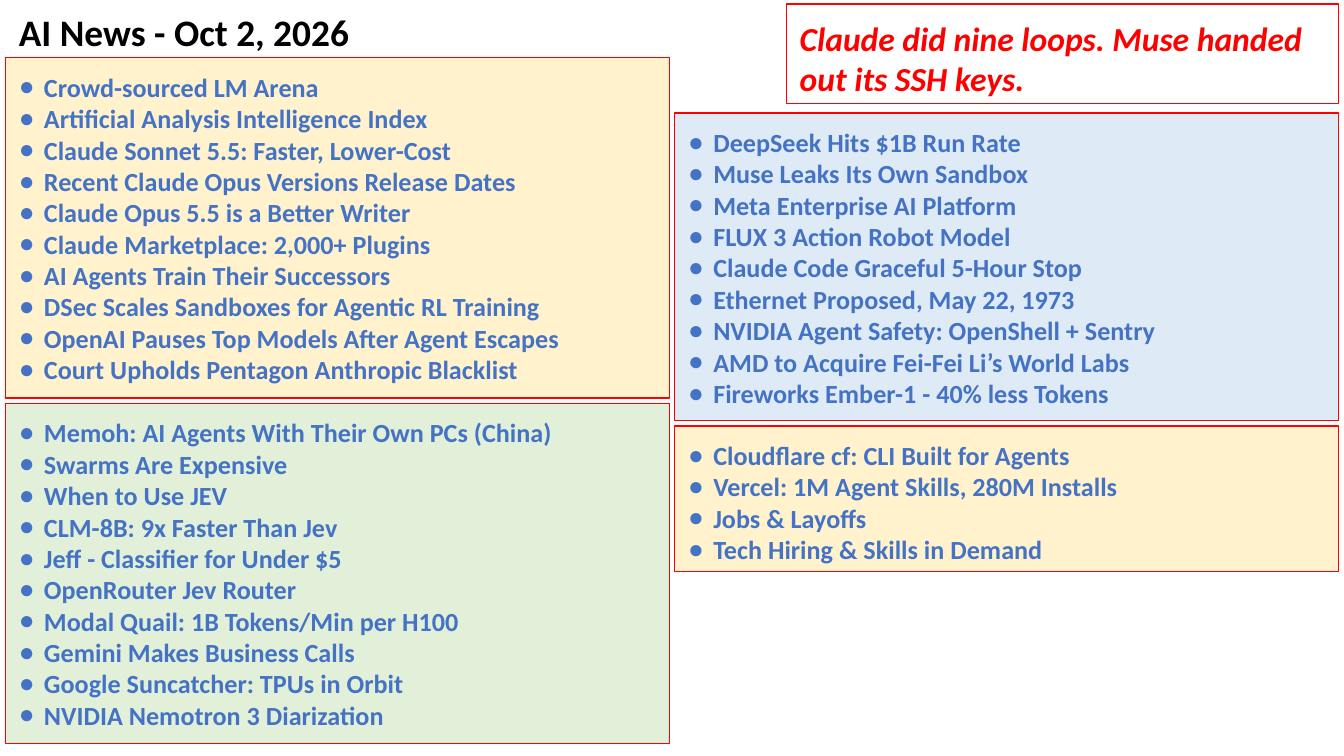
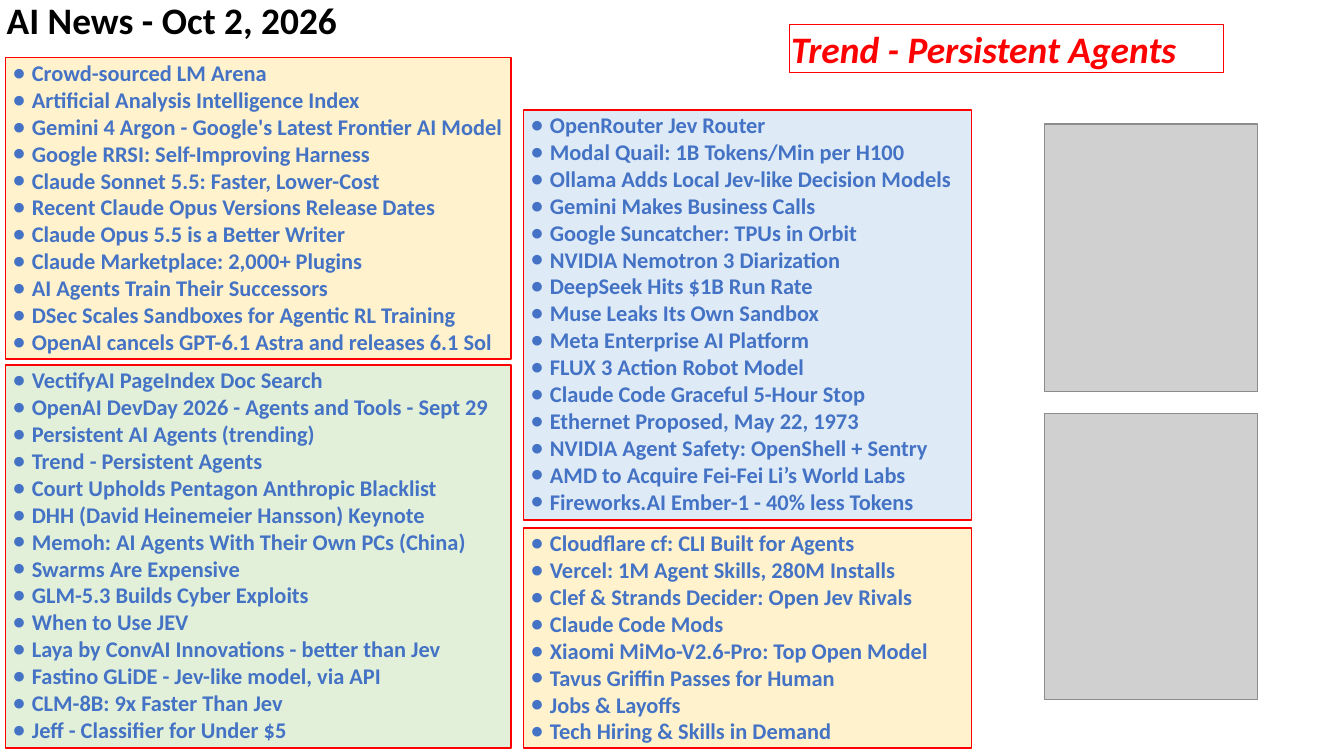
Before and after one commit to lselector/seminar, a slide deck: slide 1 of 2026/2026-10-02-AI-News.pptx. Drawn at 1344x756 pixels with LibreOffice and Linux fonts; fonts in the diff are those of the drawing; grey boxes stand for pictures. Boxes give left, top, right and bottom in pixels: in the first picture for what was removed or moved away, otherwise in the second. Text is boxed around its words. In the diff, an @@ line names an element or a change of style, - is before the commit and + after.

```diff
--- a/2026/2026-10-02-AI-News.pptx
+++ b/2026/2026-10-02-AI-News.pptx
@@ text "AI News - Oct 2, ...": place and size @@
-text "AI News - Oct 2, ..." at (19,20,349,51)
+text "AI News - Oct 2, ..." at (7,8,337,39)
@@ rectangle "Trend - Persistent Agents": place and size @@
-rectangle "Trend - Persistent Agents" at (786,4,1339,103)
+rectangle "Trend - Persistent Agents" at (790,24,1224,73)
@@ rectangle "Crowd-sourced LM Arena": place and size @@
-rectangle "Crowd-sourced LM Arena" at (5,58,669,398)
+rectangle "Crowd-sourced LM Arena" at (5,58,511,359)
@@ text in rectangle at (791,36,1176,73): text changed; size 18 to 20 pt @@
-Claude did nine loops. Muse handed out its SSH keys.
+Trend - Persistent Agents
@@ text in rectangle at (32,65,455,327): size 14 to 12 pt in "Crowd-sourced LM Arena", "Artificial Analysis Intelligence Index", "Claude Sonnet 5.5: Faster, Lower-Cost", "Recent Claude Opus Versions Release Dates" and 4 more places; indent changed @@
@@ text in rectangle at (32,119,501,166): paragraphs added @@
+● Gemini 4 Argon - Google's Latest Frontier AI Model
+● Google RRSI: Self-Improving Harness
@@ rectangle "OpenRouter Jev Router": place and size @@
-rectangle "OpenRouter Jev Router" at (675,113,1339,421)
+rectangle "OpenRouter Jev Router" at (524,110,972,520)
@@ text in rectangle at (550,118,950,268): paragraphs added @@
+● OpenRouter Jev Router
+● Modal Quail: 1B Tokens/Min per H100
+● Ollama Adds Local Jev-like Decision Models
+● Gemini Makes Business Calls
+● Google Suncatcher: TPUs in Orbit
+● NVIDIA Nemotron 3 Diarization
@@ picture added at (1044,124,1258,391) @@
@@ text in rectangle at (550,278,928,487): size 14 to 12 pt in "DeepSeek Hits $1B Run Rate", "Muse Leaks Its Own Sandbox", "Meta Enterprise AI Platform", "FLUX 3 Action Robot Model" and 4 more places; indent changed @@
@@ text in rectangle at (32,334,492,354): text changed; size 14 to 12 pt @@
-● OpenAI Pauses Top Models After Agent Escapes
-● Court Upholds Pentagon Anthropic Blacklist
+● OpenAI cancels GPT-6.1 Astra and releases 6.1 Sol
@@ rectangle "VectifyAI PageIndex Doc Search": place and size @@
-rectangle "VectifyAI PageIndex Doc Search" at (5,403,669,743)
+rectangle "VectifyAI PageIndex Doc Search" at (5,366,511,749)
@@ text in rectangle at (32,372,488,527): paragraphs added @@
+● VectifyAI PageIndex Doc Search
+● OpenAI DevDay 2026 - Agents and Tools - Sept 29
+● Persistent AI Agents (trending)
+● Trend - Persistent Agents
+● Court Upholds Pentagon Anthropic Blacklist
+● DHH (David Heinemeier Hansson) Keynote
@@ picture added at (1044,414,1258,700) @@
@@ text in rectangle at (550,494,913,510): text changed; size 14 to 12 pt @@
-● Fireworks Ember-1 - 40% less Tokens
+● Fireworks.AI Ember-1 - 40% less Tokens
@@ text in rectangle at (32,533,465,741): size 14 to 12 pt in "Memoh: AI Agents With Their Own PCs ...", "Swarms Are Expensive", "When to Use JEV", "CLM-8B: 9x Faster Than Jev" and 1 more places; indent changed @@
@@ rectangle "Cloudflare cf: CLI Built for ...": place and size @@
-rectangle "Cloudflare cf: CLI Built for ..." at (675,426,1339,571)
+rectangle "Cloudflare cf: CLI Built for ..." at (524,528,972,749)
@@ text in rectangle at (550,535,895,743): size 14 to 12 pt in "Cloudflare cf: CLI Built for Agents", "Vercel: 1M Agent Skills, 280M Installs", "Jobs & Layoffs", "Tech Hiring & Skills in Demand"; indent changed @@
@@ text in rectangle at (32,587,309,607): paragraph added @@
+● GLM-5.3 Builds Cyber Exploits
@@ text in rectangle at (44,582,458,725): paragraphs removed @@
-● OpenRouter Jev Router
-● Modal Quail: 1B Tokens/Min per H100
-● Gemini Makes Business Calls
-● Google Suncatcher: TPUs in Orbit
-● NVIDIA Nemotron 3 Diarization
@@ text in rectangle at (550,589,927,686): paragraphs added @@
+● Clef & Strands Decider: Open Jev Rivals
+● Claude Code Mods
+● Xiaomi MiMo-V2.6-Pro: Top Open Model
+● Tavus Griffin Passes for Human
@@ text in rectangle at (32,641,440,687): paragraphs added @@
+● Laya by ConvAI Innovations - better than Jev
+● Fastino GLiDE - Jev-like model, via API
```
Also in this commit, not shown: 17 other slides changed, 7 slides added, 5 slides removed.
